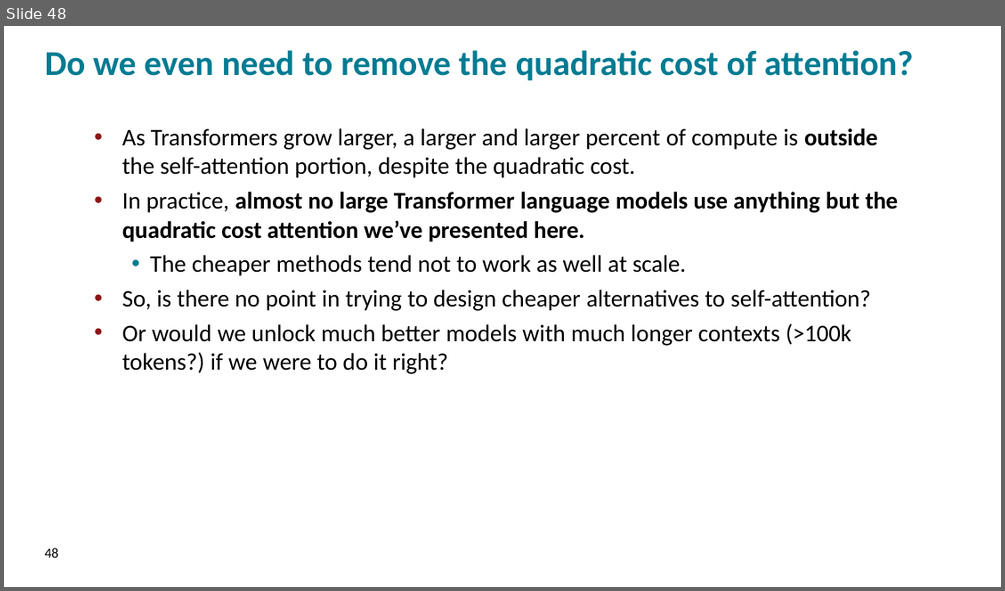
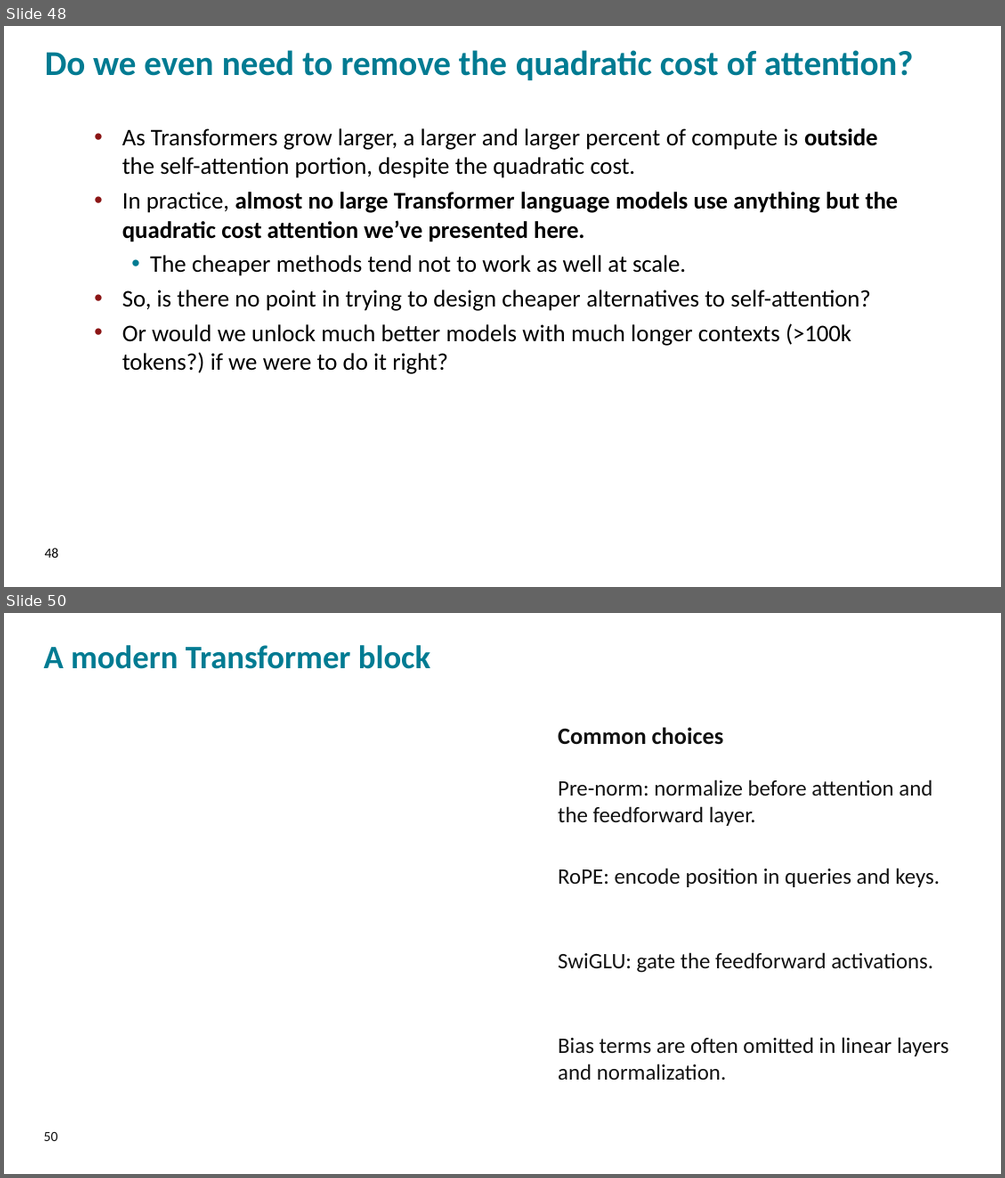
Before and after one commit to FMIPPC/lectures, a slide deck: lecture_03.pptx. Shown one above the other, each under a label of ours: slide 48 before the commit, slides 48 and 50 after it; the slides between them are not shown. The pictures are 1005x591 and 1005x1178 pixels, drawn with LibreOffice and Linux fonts; fonts in the diff are those of the drawing; background and template pictures are left out. Boxes give left, top, right and bottom in pixels: in the first picture for what was removed or moved away, otherwise in the second. Text is boxed around its words. In the diff, an @@ line names an element or a change of style, - is before the commit and + after.

```diff
--- a/lecture_03.pptx
+++ b/lecture_03.pptx
@@ slide 50 added at bbox=[4, 613, 1001, 1174], background picture (left out) @@
@@ text added at bbox=[44, 645, 430, 669], 31.5 pt, text #007B92, bold @@
+A modern Transformer block
@@ text added at bbox=[558, 727, 724, 745], 22.7 pt, text #111111, bold @@
+Common choices
@@ text added at bbox=[558, 779, 932, 826], 21.3 pt, text #111111 @@
+Pre-norm: normalize before attention and the feedforward layer.
@@ text added at bbox=[558, 868, 939, 887], 21.3 pt, text #111111 @@
+RoPE: encode position in queries and keys.
@@ text added at bbox=[558, 952, 933, 973], 21.3 pt, text #111111 @@
+SwiGLU: gate the feedforward activations.
@@ text added at bbox=[558, 1037, 948, 1079], 21.3 pt, text #111111 @@
+Bias terms are often omitted in linear layers and normalization.
@@ text added at bbox=[44, 1131, 58, 1141], 13.5 pt, text #111111 @@
+50
```
Also in this commit, not shown: 27 other slides added, 3 other files.
